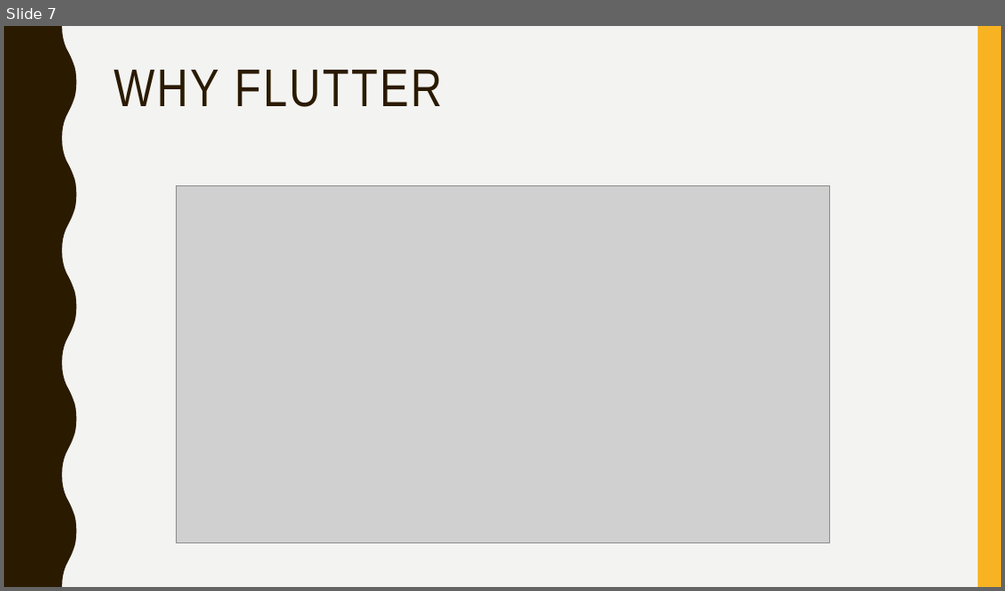
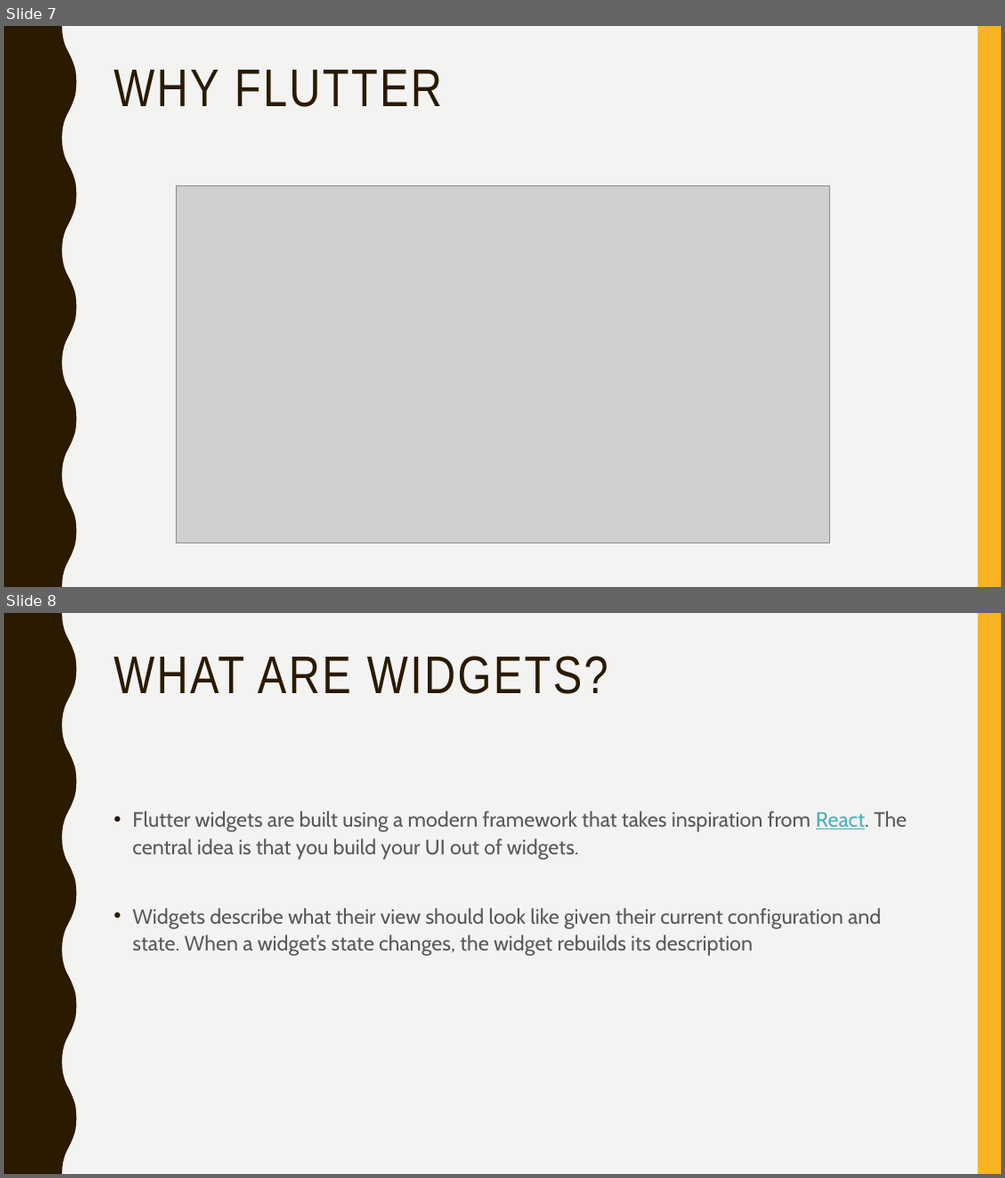
Before and after one commit to narayanvyas/flutter_workshop, a slide deck: Flutter Workshop.pptx. Shown one above the other, each under a label of ours: slide 7 before the commit, slides 7 and 8 after it. The pictures are 1005x591 and 1005x1178 pixels, drawn with LibreOffice and Linux fonts; fonts in the diff are those of the drawing; grey boxes stand for pictures. Boxes give left, top, right and bottom in pixels: in the first picture for what was removed or moved away, otherwise in the second. Text is boxed around its words. In the diff, an @@ line names an element or a change of style, - is before the commit and + after.

```diff
--- a/Flutter Workshop.pptx
+++ b/Flutter Workshop.pptx
@@ slide 8 added at (4,613,1001,1174), background #F3F3F2; not listed: 2 template elements that a slide beside it also shows @@
@@ title added at (113,656,608,694), 51 pt, text #2A1A00 @@
+WHAT ARE WIDGETS?
@@ text added at (132,811,906,956), 20 pt, text #595959 @@
+• Flutter widgets are built using a modern framework that takes inspiration from React. The central idea is that you build your UI out of widgets.
+• Widgets describe what their view should look like given their current configuration and state. When a widget’s state changes, the widget rebuilds its description
```
Also in this commit, not shown: 1 other slide added.
